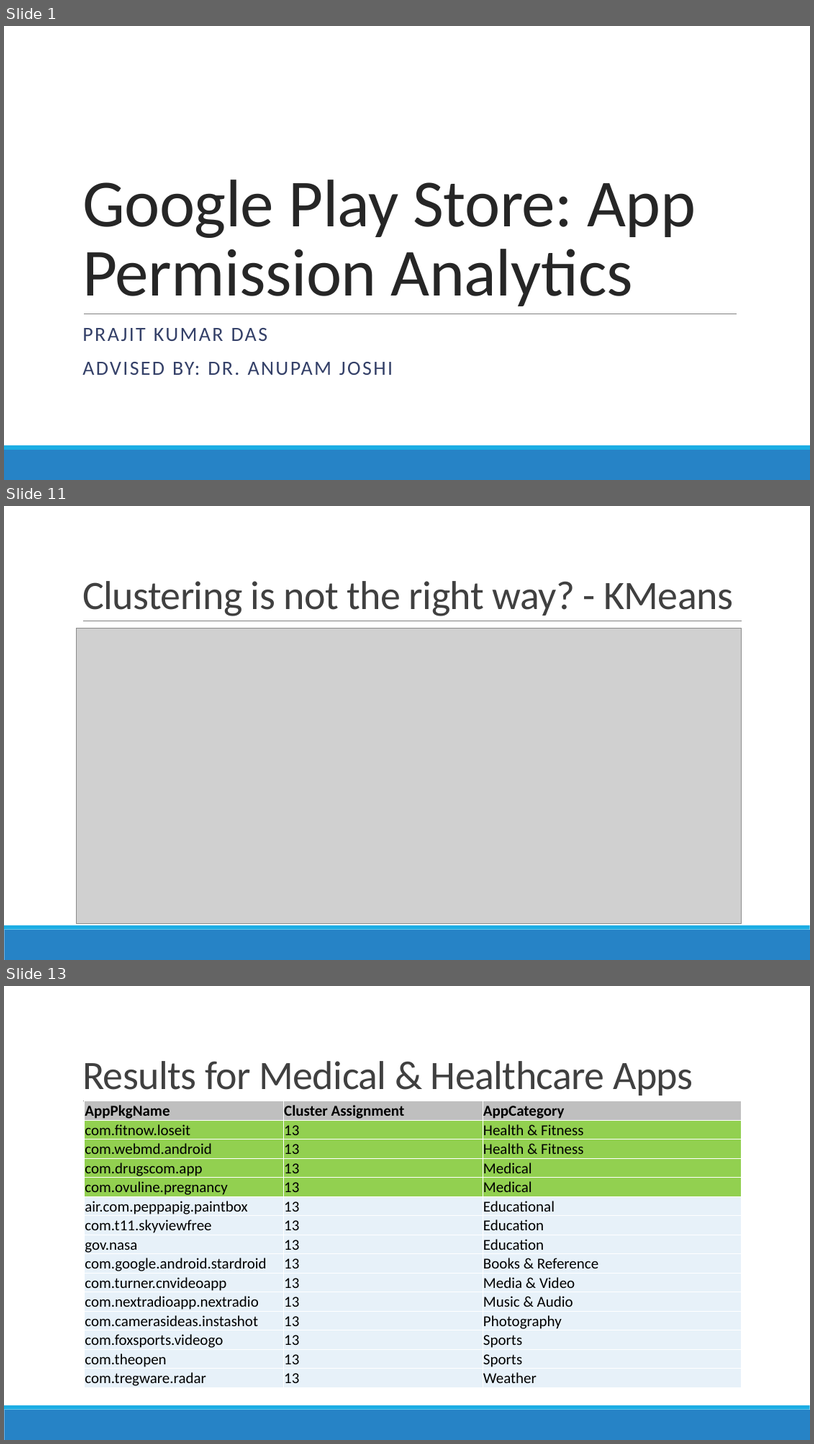
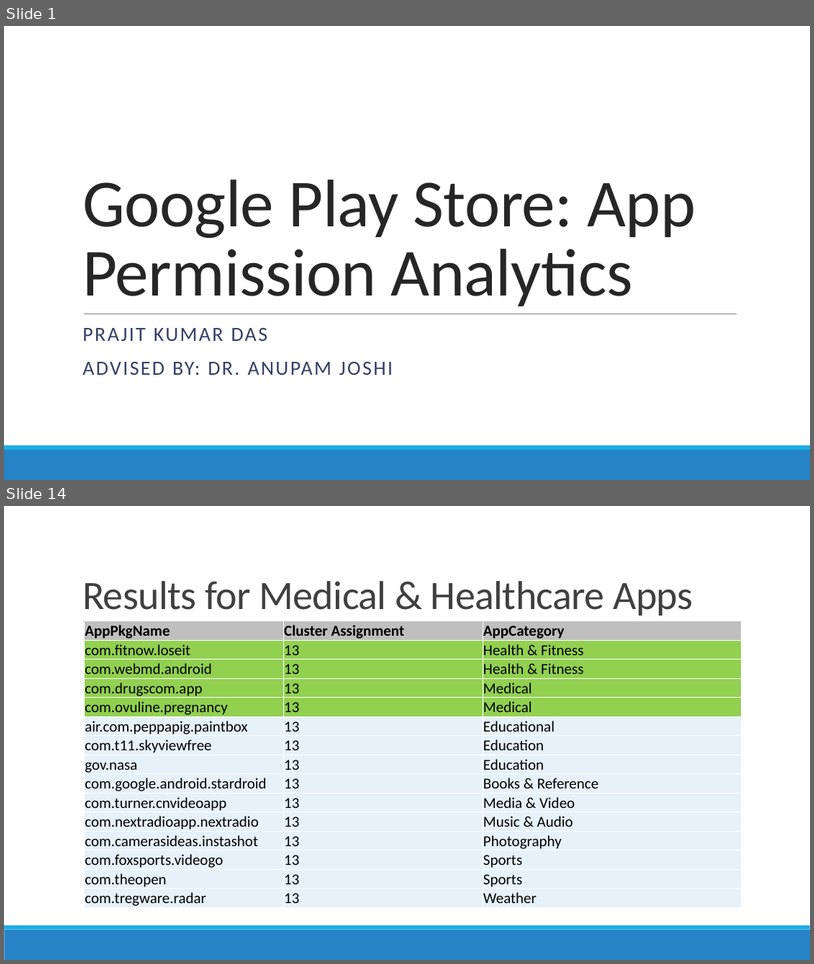
Before and after one commit to prajitdas/AndroidAnalytics, a slide deck: documentation/presentations/Google Play Store - Prajit.pptx. Shown one above the other, each under a label of ours: slides 1, 11 and 13 before the commit, slides 1 and 14 after it; the slides between them are not shown. The pictures are 814x1444 and 814x964 pixels, drawn with LibreOffice and Linux fonts; fonts in the diff are those of the drawing; grey boxes stand for pictures. Boxes give left, top, right and bottom in pixels: in the first picture for what was removed or moved away, otherwise in the second. Text is boxed around its words. In the diff, an @@ line names an element or a change of style, - is before the commit and + after.

```diff
--- a/documentation/presentations/Google Play Store - Prajit.pptx
+++ b/documentation/presentations/Google Play Store - Prajit.pptx
@@ slide 11 removed at [4, 506, 810, 960], background #FFFFFF; not listed: 3 template elements that a slide beside it also shows @@
@@ title removed at [82, 581, 733, 616] @@
-Clustering is not the right way? - KMeans
@@ picture removed at [77, 628, 742, 924] @@
@@ what was slide 13 is now slide 14 @@
```
Also in this commit, not shown: 10 slides changed, 7 slides added, 2 other slides removed, 4 other files.
